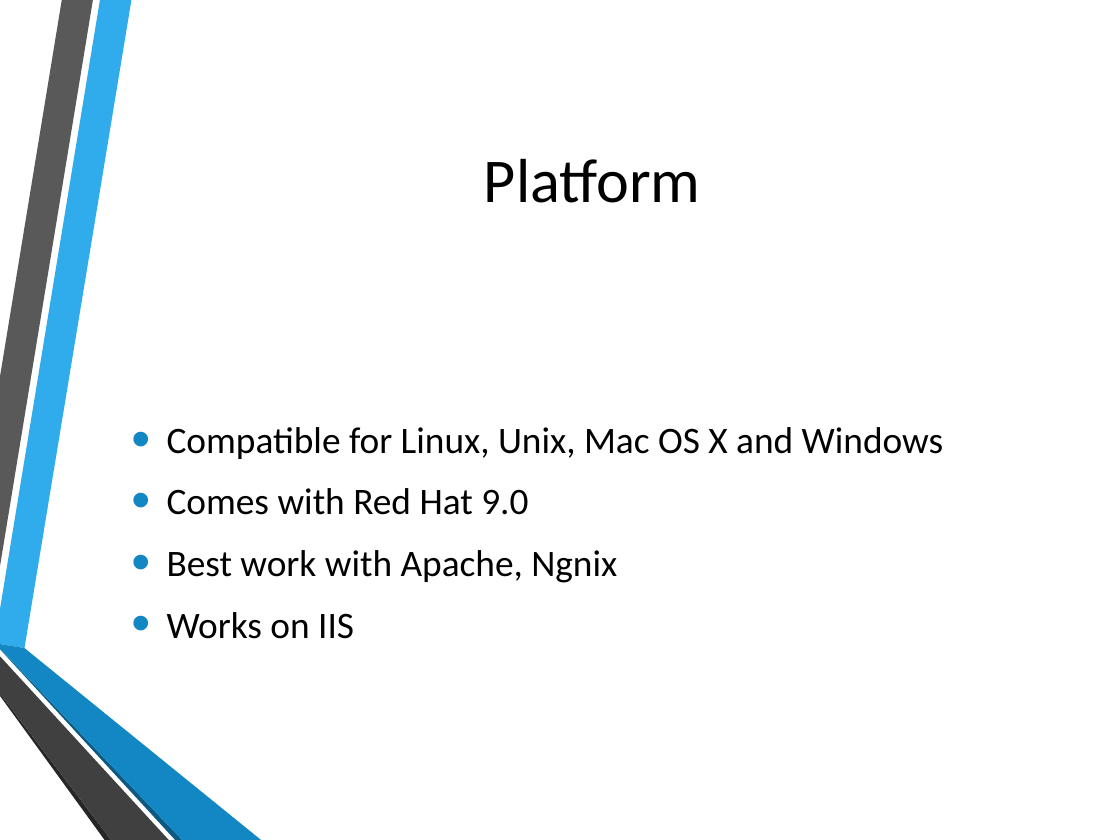
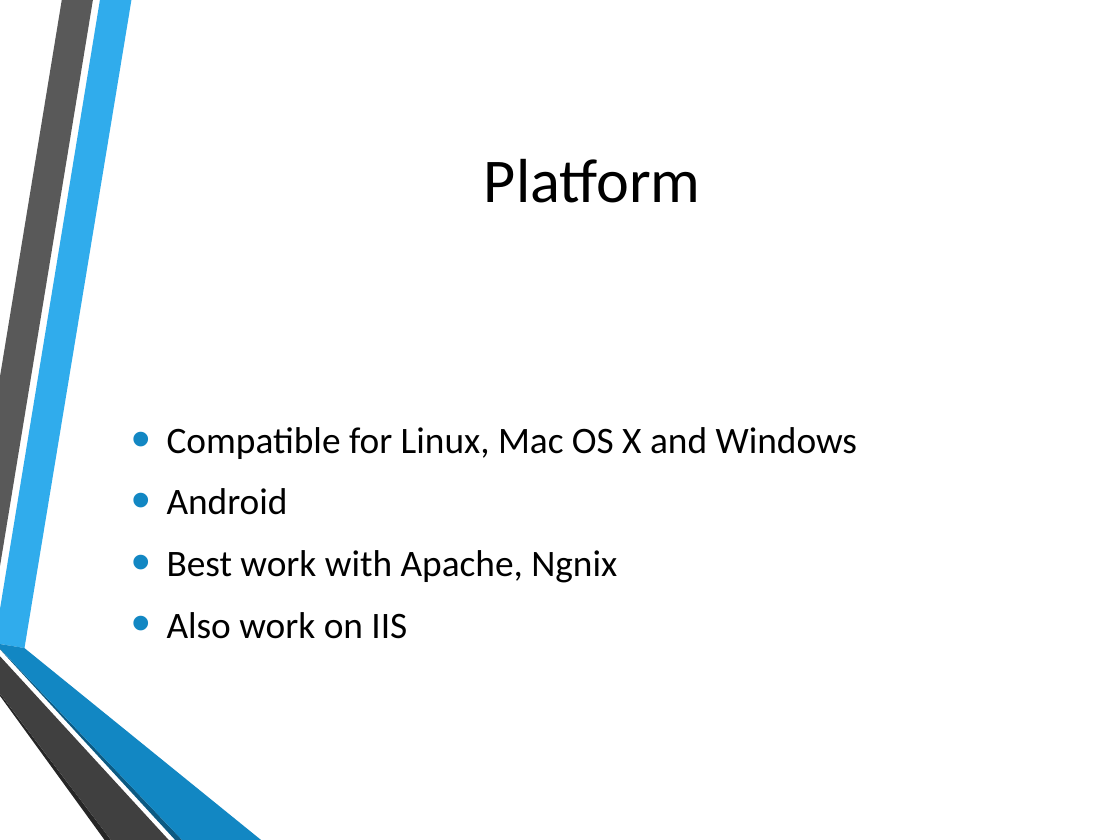
Before and after one commit to hatted/fevaworks-php, a slide deck: slide 14 of php-fw1/lesson1.pptx. Drawn at 1120x840 pixels with LibreOffice and Linux fonts; fonts in the diff are those of the drawing; background and template pictures are left out. Boxes give left, top, right and bottom in pixels: in the first picture for what was removed or moved away, otherwise in the second. Text is boxed around its words. In the diff, an @@ line names an element or a change of style, - is before the commit and + after.

```diff
--- a/php-fw1/lesson1.pptx
+++ b/php-fw1/lesson1.pptx
@@ text at bbox=[167, 427, 857, 515]: text changed @@
-• Compatible for Linux, Unix, Mac OS X and Windows
-• Comes with Red Hat 9.0
+• Compatible for Linux, Mac OS X and Windows
+• Android
@@ text at bbox=[167, 612, 407, 639]: text changed @@
-• Works on IIS
+• Also work on IIS
```
Also in this commit, not shown: 7 other slides changed, 1 slide added, 3 slides removed, 2 other files.
